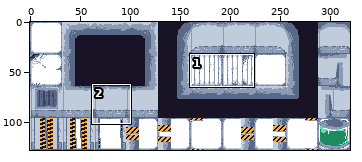
Pixel-art file -- Assets/Textures/Aseprite Filer/Tilemap-VäggoMark.aseprite. The first picture is a wide view before the edit; the outline marks the close-up.
Close-up. The starting point:
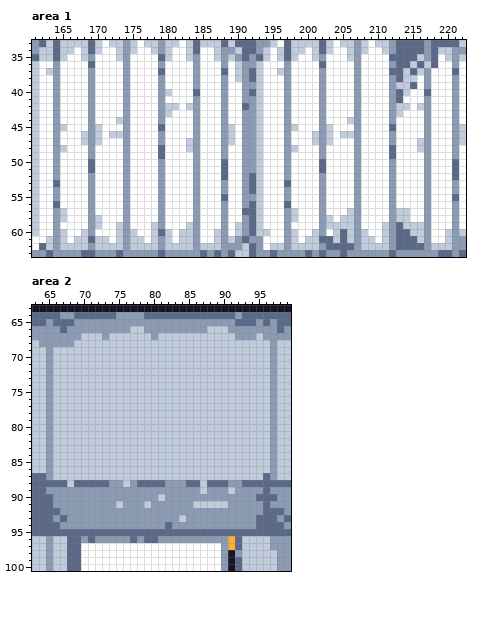
320x128 pixels, 1 frame. Shown: area 1: x 161..222, y 33..63; area 2: x 63..99, y 63..100. The commit also changed other parts of the picture, which this record leaves out.
Once edited:
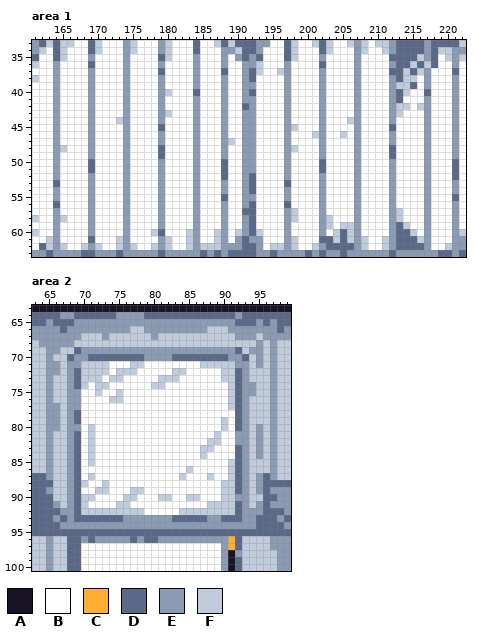
Palette (. is transparent): A #181425  B #ffffff  C #feae34  D #5a6988  E #8b9bb4  F #c0cbdc
Change:
layer "Layer 9" added
Changed rows in their new state; - is an unchanged pixel.
Area 1, layers "Layer 8", "Layer 7 #2", "Layer 7":
first column x 161:
33 ------BB---BB---BB--B-B-BB--------B---BB----B-----------------
34 --B--B-B----B----B----B---B------B-B--B-B----B----------------
35 -BB----B----B---------B---B-B----B-B----B----B----------------
36 -----------------------------B--------------------------------
37 B-B--------------------------B--------------------------------
38 -----------------------------B--B-----------------------------
39 B-------------------------------B-----------------------------
40 B-------------------------------B-----------------------------
41 B-------------------------------B-----------------------------
42 B------------------BB-B---------B-----------------------------
43 B-------------------------------B-----------------------------
44 B-------------------------------B-----------------------------
45 B---B----B------------------B---B---------B------------------B
46 B------B-B-BB---------------B---B---------B--B---------------B
47 B------B-B------------B---------B-------B-B------------B-----B
48 B---------------------B---------B----------------------B------
49 B-------------------------------B-----------------------------
50 B-------------------------------B-----------------------------
51 B-------------------------------B-----------------------------
52 B-------------------------------B-----------------------------
53 B-------------------------------B-----------------------------
54 B-------------------------------B-----------------------------
55 B-------------------------------B-----------------------------
56 B-------------------------------B-----------------------------
57 B---B---------------------------B------------B-------B--------
58 ---------B----------------------B-----------BB-------B--------
59 B--------B--B----B----B------B--B----------B------B---BB------
60 ----B--B----B-B----B-B-----------B---B--B------B--B----B---B--
61 ----B-BB-BB---BB-B---B------B----------BB-------B----------B--
62 -----BB---BB---BB---BB--------D-------BB--------BB-------BB---
63 -----------------------------DD-------------------------------
Area 2, layer "Layer 9":
first column x 66:
 68 -----------------------------E
 69 E--DEEEEEEEEEEEEEEEEEEEEEED-EE
 70 --DEEDDDDDDDDEEEEDDDDDDDDEED-E
 71 E-EE----BBB--BBBBBBBB-----EE-E
 72 E-ED----B---BBBBB--BBBBB--DE--
 73 --ED---B--BBBBB---BBBBBB--DE--
 74 --ED-B--BBBBBB--BBBBBBBBB-DEE-
 75 --EEBB-BB-BBBBBBBBBBBBBBB-DEE-
 76 --EEBBBB--BBBBBBBBBBBBBBB-DE--
 77 E-EEBBBBBBBBBBBBBBBBBBBBB-DE--
 78 E-EDBBBBBBBBBBBBBBBBBBBBBBDE--
 79 E-EDBBBBBBBBBBBBBBBBBBBB-BDE--
 80 E-EEB-BBBBBBBBBBBBBBBBBB-BDE-E
 81 --EDB-BBBBBBBBBBBBBBBBB-BBEE-E
 82 --EDB-BBBBBBBBBBBBBBBB--BBEE-E
 83 --EDB-BBBBBBBBBBBBBBB--BBBDE-E
 84 --EDB-BBBBBBBBBBBBBBB-BBBBDE-E
 85 --EDB-BBBBBBBBBBBBBBBBBBB-DE--
 86 --EDBBBBBBBBBBBBBBB-BBBBB-DE--
 87 --EDB-BBBBBBBBBBBB-BBB-BB-DE-E
 88 FFE-FBBFBBBBBBBBBBBBBBBBFFDEFE
 89 FF-DBBFFBBBFFBBBBBBBBBBBF-D-F-
 90 FF-DFFBBBBFFBBB-FBBFFBBBFF--FF
 91 -F-DFBBBB-FBBBBBBBBBBB---FD-F-
 92 ---DFFFFFFFFFBBBBBFFFFFFFFD---
 93 ---DDDDDDD-------DDDDD--DDD---
 94 ----------------E-------------
